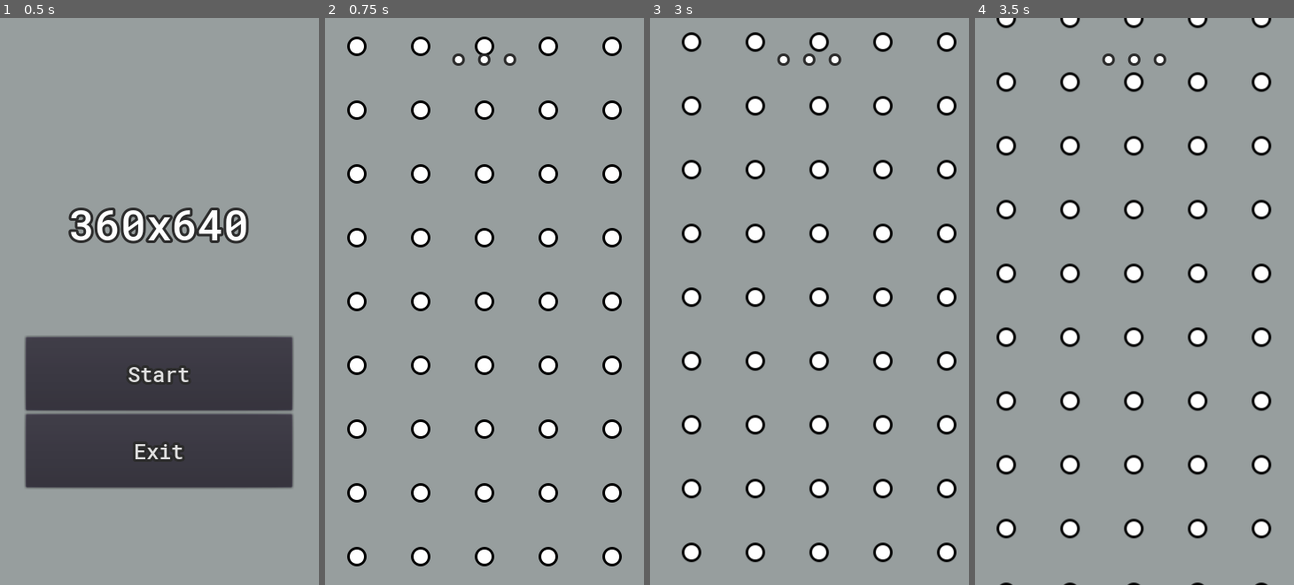
Above: before the commit, frames 1-4 (left to right).
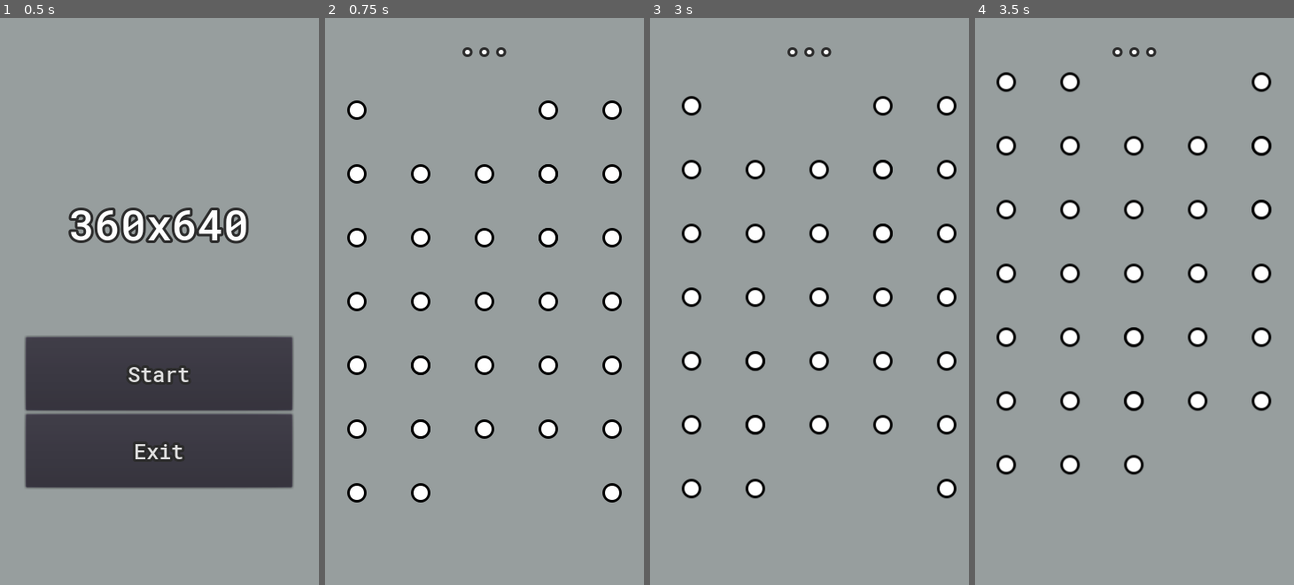
Above: after the commit, the same moments.

Repository: ikhtopod/dotzone-prototype
Game: Godot game, scene res://Maps/MainMenu.tscn
The game is run twice, just before and just after one commit, with the same random seed, the same clock (stepped at 60 frames per second) and the same inputs.
Inputs (mouse positions are in pixels of both pictures, inside the frame that each line leads up to):
- Up to frame 1 (0.5 s): no input
- Up to frame 2 (0.75 s): click "Start" at 0.5 s
- Up to frame 3 (3 s): tap Enter at 1.25 s; move the mouse to (879, 273) at 1.27 s; tap Backspace at 1.35 s; click (879, 273) at 1.42 s; click "Start" at 2 s; tap Space at 2.75 s; drag from (745, 329) to (809, 301) at 2.77 s
- Up to frame 4 (3.5 s): no input

Frame 1 is identical in both runs. In frame 2, 2.6% of the frame differs, in the area x 6-94%, y 3-97%; in frame 3, 2.8%, in the area x 10-97%, y 2-97%; in frame 4, 2.5%.

Commit message:
bad algorithm

Diff:
--- a/Gameplay/Battlefield/Battlefield.gd
+++ b/Gameplay/Battlefield/Battlefield.gd
@@ -17,7 +17,7 @@
 
 
 func _ready():
-	m_field = DotStructure.new(50)
+	m_field = DotStructure.new()
 	SimpleShowDots()
 
 
@@ -35,7 +35,7 @@
 	var queue: Array = [rootDotNeighbours]
 
 	var counter: int = 0
-	var maxDotView: int = int(pow(m_field.m_halfSize, 2) - 1)
+	var maxDotView: int = int(pow(m_field.m_halfSize, 2) - 1) + 10000
 	while !queue.empty() and counter < maxDotView:
 		var dotNeighbours: Dot.DotNeighbours = queue.pop_front()
 
--- a/Gameplay/Dot/DotStructure.gd
+++ b/Gameplay/Dot/DotStructure.gd
@@ -15,31 +15,41 @@
 	var m_queue: Array = []
 	var m_halfSize: float = 0.0
 	var m_neighbour: Dot = null
+	var m_counter: int = 0
 
 	func _init(root: Dot, halfSize: float):
 		if root:
 			m_queue.push_back(root)
 
 		m_halfSize = halfSize
-
-	func Generate() -> void:
-		while !m_queue.empty():
+		UpdateCounter()
+
+	func UpdateCounter() -> void:
+		m_counter = int(pow(m_halfSize, 2)) - 4
+
+	func Generate() -> NeighboursGenerator:
+		UpdateCounter()
+
+		while !m_queue.empty() and m_counter > 1:
 			if m_queue.front():
 				CreateN()
+				CreateS()
+				CreateW()
+				CreateE()
+				CreateSW()
+				CreateNW()
 				CreateNE()
-				CreateE()
 				CreateSE()
-				CreateS()
-				CreateSW()
-				CreateW()
-				CreateNW()
 
 			m_queue.pop_front()
+
+		return self
 
 	# Заталкиваем в очередь переданную точку, если она соответствует условиям
 	func PushToQueue() -> bool:
 		var absPosition: Vector2 = m_neighbour.GetPosition().abs()
-		if absPosition.x < m_halfSize && absPosition.y < m_halfSize:
+		if (absPosition.x < m_halfSize && absPosition.y < m_halfSize && m_counter > 0):
+			m_counter -= 1
 			m_queue.push_back(m_neighbour)
 			return true
 		return false
@@ -49,6 +59,9 @@
 	# Если существует, то просто обновляем соседей
 
 	func CreateN() -> void:
+		if m_counter < 1:
+			return
+
 		if m_queue.front().GetDotNeighbours().GetN():
 			m_queue.front().UpdateNeighbourN()
 		else:
@@ -63,6 +76,9 @@
 
 
 	func CreateNE() -> void:
+		if m_counter < 1:
+			return
+
 		if m_queue.front().GetDotNeighbours().GetNE():
 			m_queue.front().UpdateNeighbourNE()
 		else:
@@ -76,6 +92,9 @@
 			m_queue.front().UpdateNeighbourNE()
 
 	func CreateE() -> void:
+		if m_counter < 1:
+			return
+
 		if m_queue.front().GetDotNeighbours().GetE():
 			m_queue.front().UpdateNeighbourE()
 		else:
@@ -89,6 +108,9 @@
 			m_queue.front().UpdateNeighbourE()
 
 	func CreateSE() -> void:
+		if m_counter < 1:
+			return
+
 		if m_queue.front().GetDotNeighbours().GetSE():
 			m_queue.front().UpdateNeighbourSE()
 		else:
@@ -102,6 +124,9 @@
 			m_queue.front().UpdateNeighbourSE()
 
 	func CreateS() -> void:
+		if m_counter < 1:
+			return
+
 		if m_queue.front().GetDotNeighbours().GetS():
 			m_queue.front().UpdateNeighbourS()
 		else:
@@ -115,6 +140,9 @@
 			m_queue.front().UpdateNeighbourS()
 
 	func CreateSW() -> void:
+		if m_counter < 1:
+			return
+
 		if m_queue.front().GetDotNeighbours().GetSW():
 			m_queue.front().UpdateNeighbourSW()
 		else:
@@ -128,6 +156,9 @@
 			m_queue.front().UpdateNeighbourSW()
 
 	func CreateW() -> void:
+		if m_counter < 1:
+			return
+
 		if m_queue.front().GetDotNeighbours().GetW():
 			m_queue.front().UpdateNeighbourW()
 		else:
@@ -141,6 +172,9 @@
 			m_queue.front().UpdateNeighbourW()
 
 	func CreateNW() -> void:
+		if m_counter < 1:
+			return
+
 		if m_queue.front().GetDotNeighbours().GetNW():
 			m_queue.front().UpdateNeighbourNW()
 		else:
@@ -153,14 +187,15 @@
 			m_queue.back().GetDotNeighbours().SetOppositeNW(m_queue.front())
 			m_queue.front().UpdateNeighbourNW()
 
-
+var m_halfSize: float = 0.0
 var m_root: Dot = null setget SetRoot, GetRoot
-var m_halfSize: float = 0.0
-
-func _init(halfSize: float = 50.0):
+
+func _init(halfSize: float = 5.0):
 	m_halfSize = halfSize
 	m_root = Dot.new()
 	NeighboursGenerator.new(m_root, m_halfSize).Generate()
+	NeighboursGenerator.new(m_root.GetDotNeighbours().GetE().GetDotNeighbours().GetE(), m_halfSize).Generate()
+	NeighboursGenerator.new(m_root.GetDotNeighbours().GetW().GetDotNeighbours().GetW(), m_halfSize).Generate()
 
 
 func GetRoot() -> Dot:
--- a/Maps/Game.tscn
+++ b/Maps/Game.tscn
@@ -16,7 +16,7 @@
 noise = SubResource( 1 )
 
 [sub_resource type="DynamicFont" id=3]
-size = 48
+size = 32
 outline_size = 3
 outline_color = Color( 0.176471, 0.176471, 0.176471, 1 )
 use_filter = true
@@ -46,22 +46,23 @@
 
 [node name="CenterContainer" type="CenterContainer" parent="CanvasLayer/VBoxContainer"]
 margin_right = 360.0
-margin_bottom = 65.0
+margin_bottom = 57.0
 size_flags_horizontal = 3
 size_flags_vertical = 3
 
 [node name="Label" type="Label" parent="CanvasLayer/VBoxContainer/CenterContainer" groups=[
 "Dot_Printer",
 ]]
-margin_left = 136.0
-margin_right = 223.0
-margin_bottom = 65.0
+margin_left = 151.0
+margin_top = 7.0
+margin_right = 208.0
+margin_bottom = 50.0
 size_flags_vertical = 6
 custom_fonts/font = SubResource( 3 )
 text = "..."
 
 [node name="MarginContainer" type="MarginContainer" parent="CanvasLayer/VBoxContainer"]
-margin_top = 69.0
+margin_top = 61.0
 margin_right = 360.0
 margin_bottom = 640.0
 size_flags_horizontal = 3
